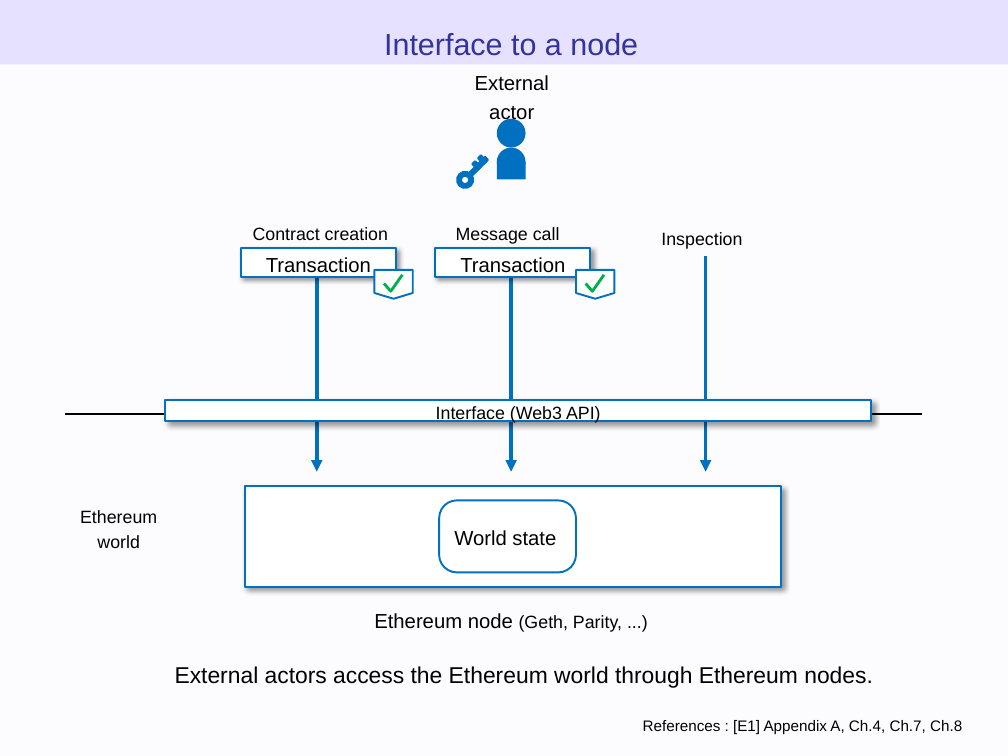
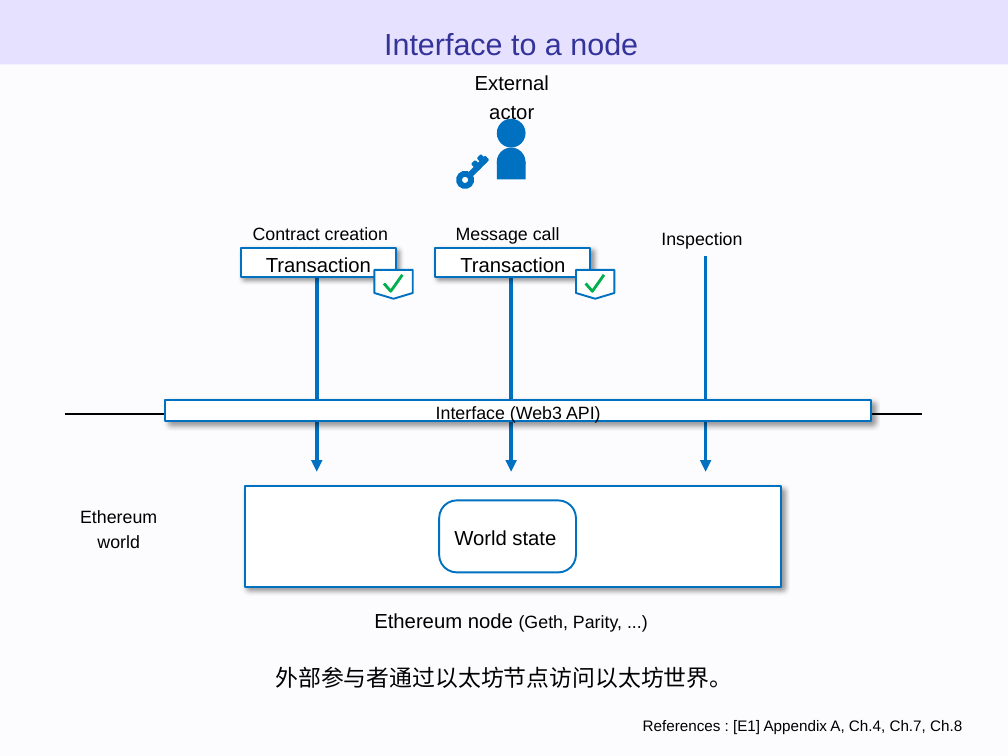
Before and after one commit to WTNO/Evm_Js_Learning, a slide deck: slide 37 of ethereum_evm_illustrated - 翻译.pptx. Drawn at 1008x756 pixels with LibreOffice and Linux fonts; fonts in the diff are those of the drawing. Boxes give left, top, right and bottom in pixels: in the first picture for what was removed or moved away, otherwise in the second. Text is boxed around its words. In the diff, an @@ line names an element or a change of style, - is before the commit and + after.

```diff
--- a/ethereum_evm_illustrated - 翻译.pptx
+++ b/ethereum_evm_illustrated - 翻译.pptx
@@ text at [275,666,732,688]: text changed @@
-External actors access the Ethereum world through Ethereum nodes.
+外部参与者通过以太坊节点访问以太坊世界。
```
Also in this commit, not shown: 10 other slides changed.
